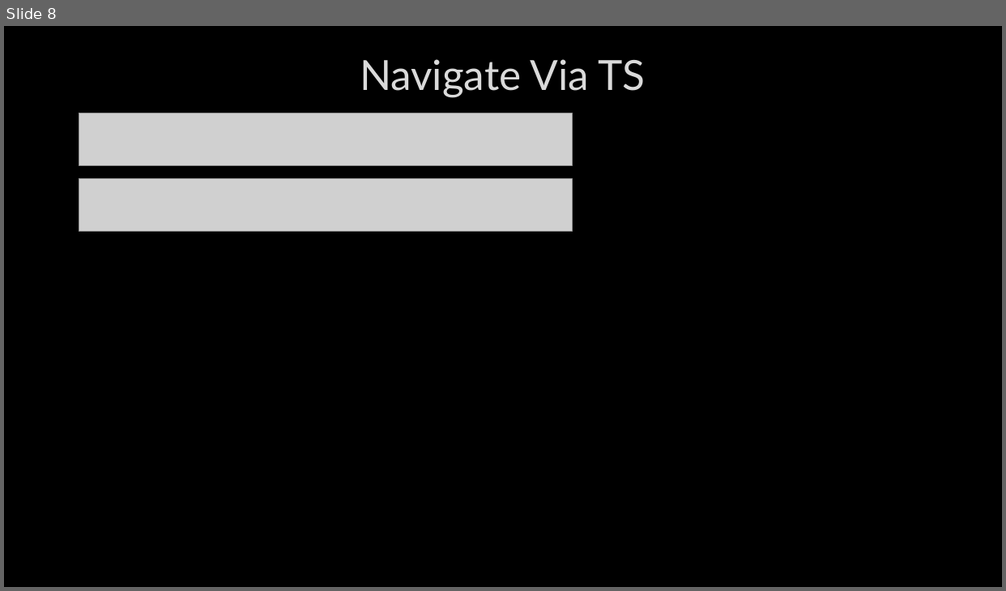
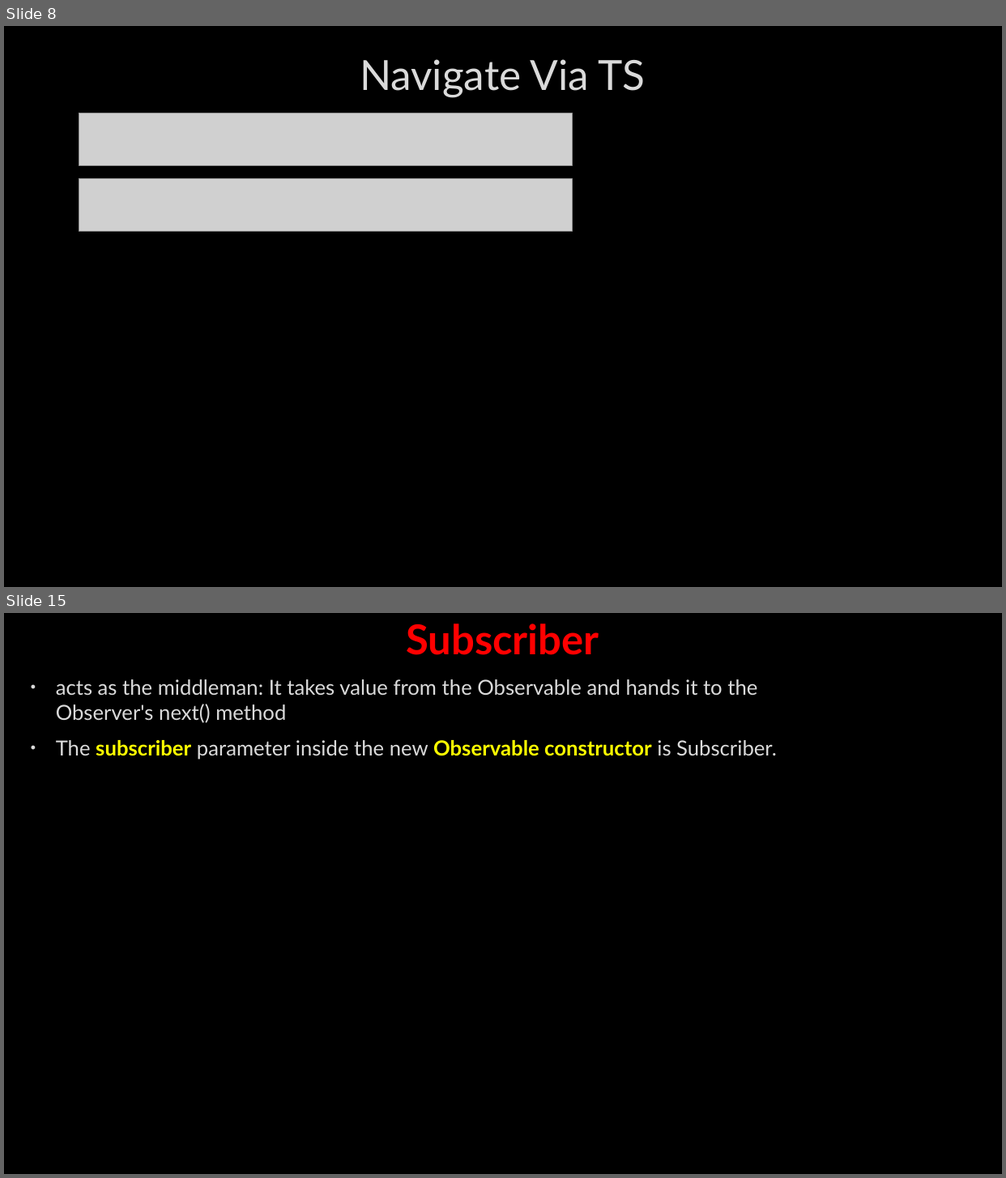
Before and after one commit to AhmedMohamedSamir1/Summary, a slide deck: Angular & type script/Angular.pptx. Shown one above the other, each under a label of ours: slide 8 before the commit, slides 8 and 15 after it; the slides between them are not shown. The pictures are 1006x591 and 1006x1178 pixels, drawn with LibreOffice and Linux fonts; fonts in the diff are those of the drawing; grey boxes stand for pictures; background and template pictures are left out. Boxes give left, top, right and bottom in pixels: in the first picture for what was removed or moved away, otherwise in the second. Text is boxed around its words. In the diff, an @@ line names an element or a change of style, - is before the commit and + after.

```diff
--- a/Angular & type script/Angular.pptx
+++ b/Angular & type script/Angular.pptx
@@ slide 15 added at (4, 613, 1002, 1174), background picture (left out) @@
@@ title added at (406, 624, 599, 655), 39.6 pt, text #FF0000, bold @@
+Subscriber
@@ text added at (56, 679, 777, 760), 20 pt, text #DADADA @@
+• acts as the middleman: It takes value from the Observable and hands it to the Observer's next() method
+• The subscriber parameter inside the new Observable constructor is Subscriber.
```
Also in this commit, not shown: 5 slides changed, 6 other slides added, 1 slide removed, 5 other files.
